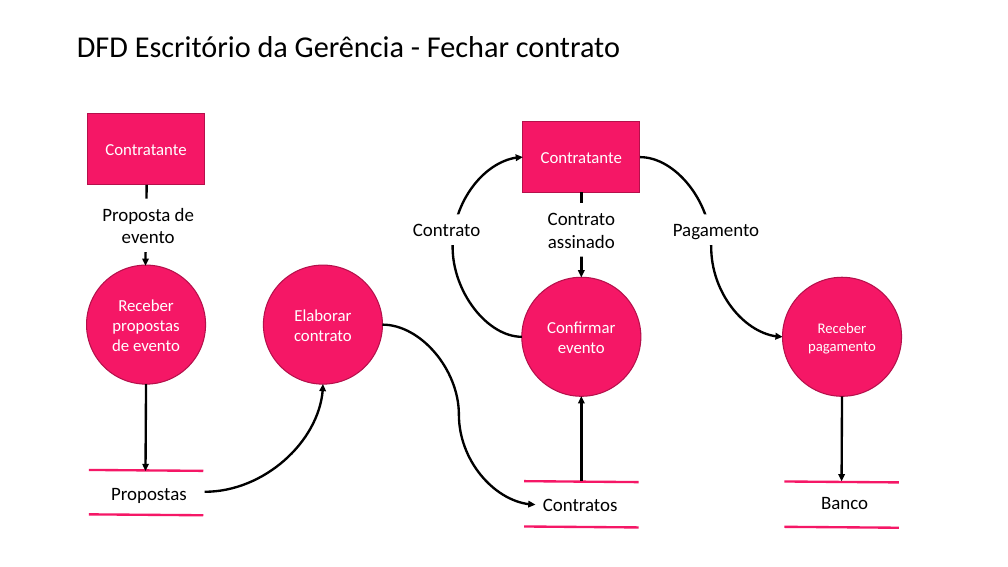
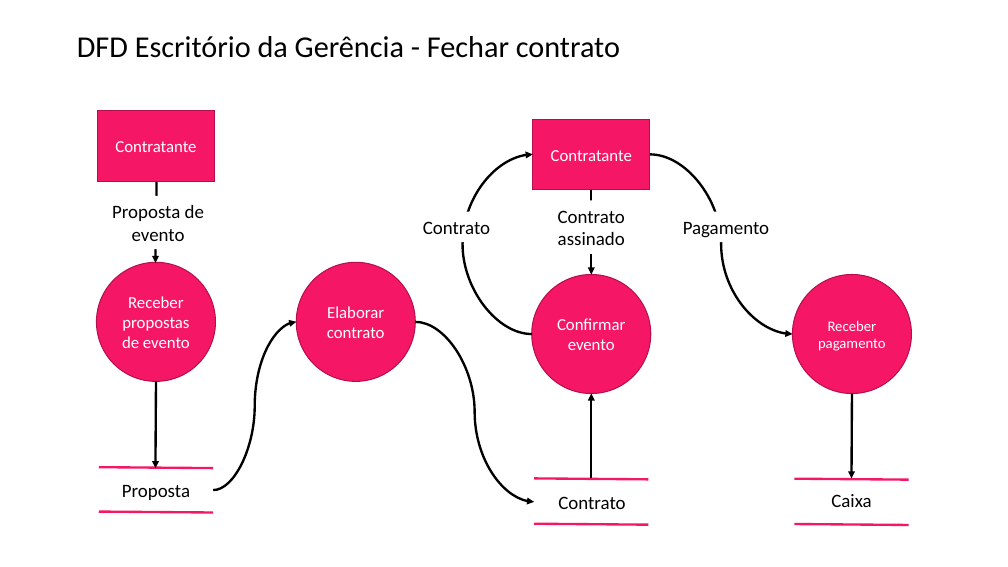
Before and after one commit to faconta/OPE, a slide deck: slide 7 of Artefatos/16. Diagramas de Fluxo de Dados.pptx. Drawn at 1008x567 pixels with LibreOffice and Linux fonts; fonts in the diff are those of the drawing. Boxes give left, top, right and bottom in pixels: in the first picture for what was removed or moved away, otherwise in the second. Text is boxed around its words. In the diff, an @@ line names an element or a change of style, - is before the commit and + after.

```diff
--- a/Artefatos/16. Diagramas de Fluxo de Dados.pptx
+++ b/Artefatos/16. Diagramas de Fluxo de Dados.pptx
@@ 3 ellipses, 3 lines, 3 curved arrows, 2 texts, 2 arrows, 1 rectangle moved together from (x1=86, y1=122, x2=901, y2=528) to (x1=97, y1=119, x2=911, y2=525) @@
@@ ellipse "Elaborar contrato" moved from (x1=263, y1=265, x2=382, y2=384) to (x1=296, y1=262, x2=415, y2=381) @@
@@ curved arrow moved from (205, 492) - (323, 384) to (213, 490) - (296, 322) @@
@@ curved arrow moved from (383, 324) - (535, 504) to (415, 322) - (534, 502) @@
@@ text at (x1=122, y1=485, x2=190, y2=500): text changed @@
-Propostas
+Proposta
@@ text at (x1=558, y1=496, x2=625, y2=509): text changed @@
-Contratos
+Contrato
@@ text at (x1=831, y1=494, x2=871, y2=507): text changed @@
-Banco
+Caixa
@@ 3 lines, 2 texts, 2 arrows, 1 rectangle moved together from (x1=88, y1=113, x2=842, y2=528) to (x1=98, y1=111, x2=852, y2=525) @@
```
Also in this commit, not shown: 7 other slides changed, 1 other file.
